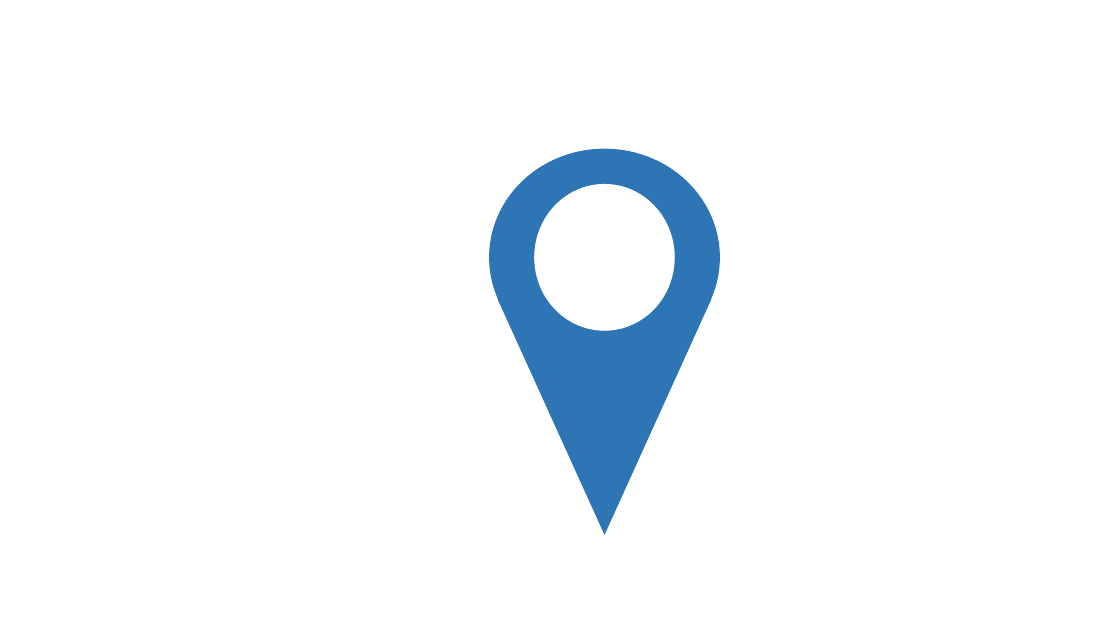
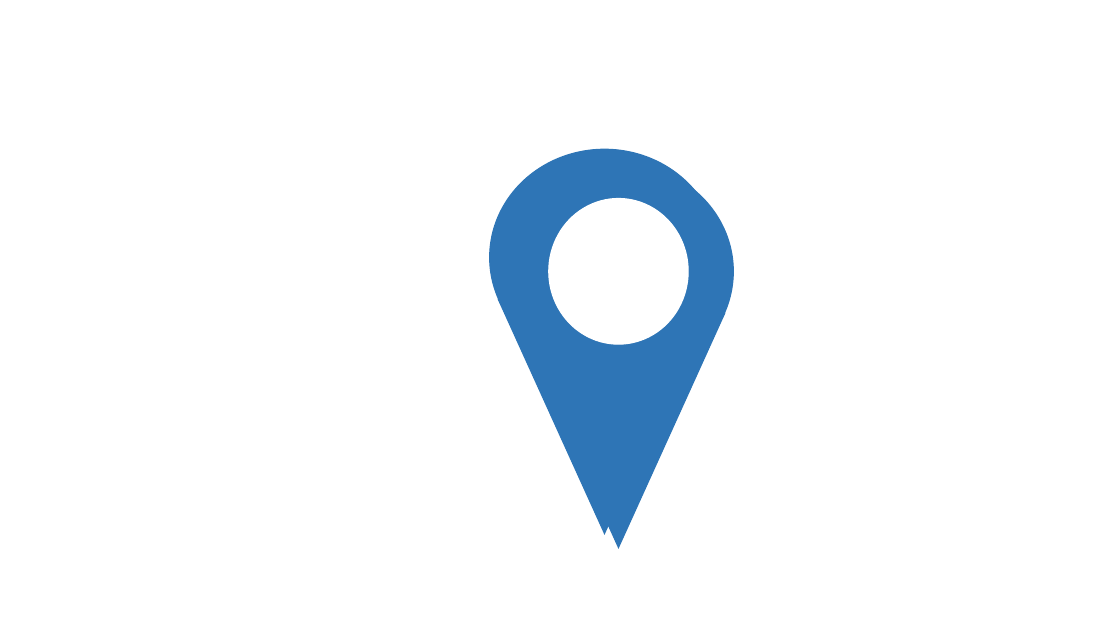
Before and after one commit to DudaElias/ProjetoParaAnimais, a slide deck: slide 8 of Ideias/PP.pptx (slide 4 before the commit). Drawn at 1120x630 pixels with LibreOffice and Linux fonts; fonts in the diff are those of the drawing. Boxes give left, top, right and bottom in pixels: in the first picture for what was removed or moved away, otherwise in the second. Text is boxed around its words. In the diff, an @@ line names an element or a change of style, - is before the commit and + after.

```diff
--- a/Ideias/PP.pptx
+++ b/Ideias/PP.pptx
@@ ellipse added at bbox=[504, 163, 734, 379], fill #2E75B6, outline #2E75B6 1 pt @@
@@ ellipse added at bbox=[549, 198, 688, 344], fill #FFFFFF, outline #FFFFFF 1 pt @@
@@ triangle added at bbox=[513, 313, 725, 548], fill #2E75B6, outline #2E75B6 1 pt @@
```
Also in this commit, not shown: 2 other slides changed, 4 slides added, 6 other files.
